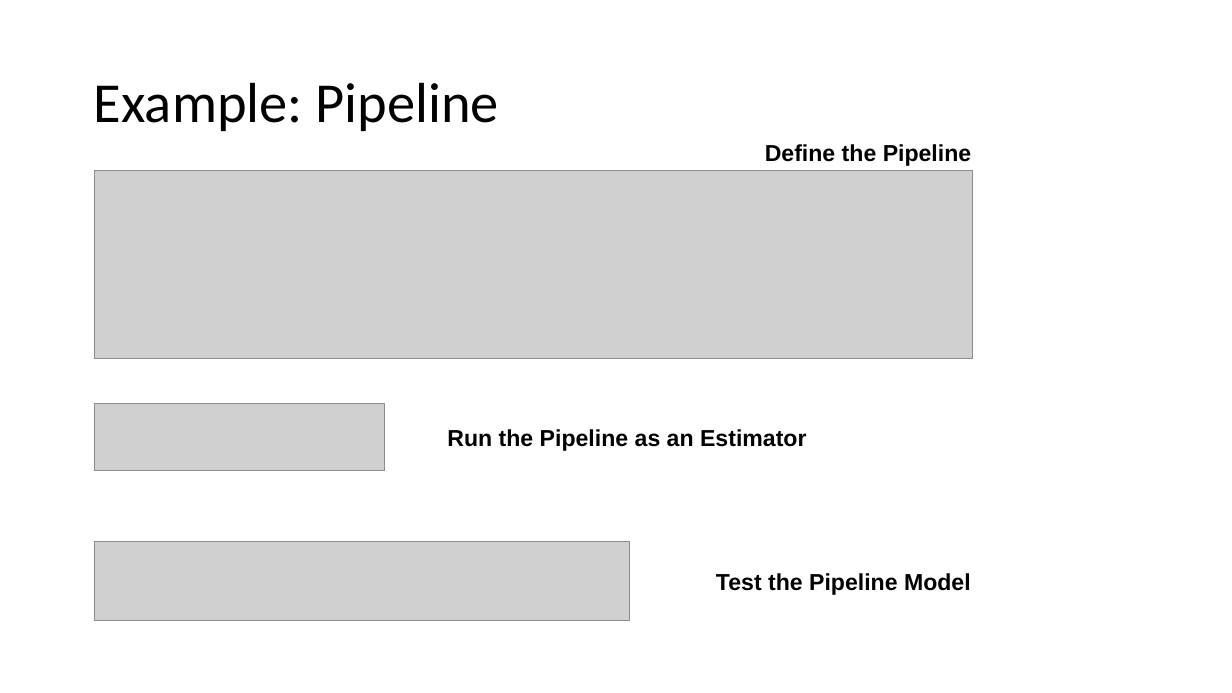
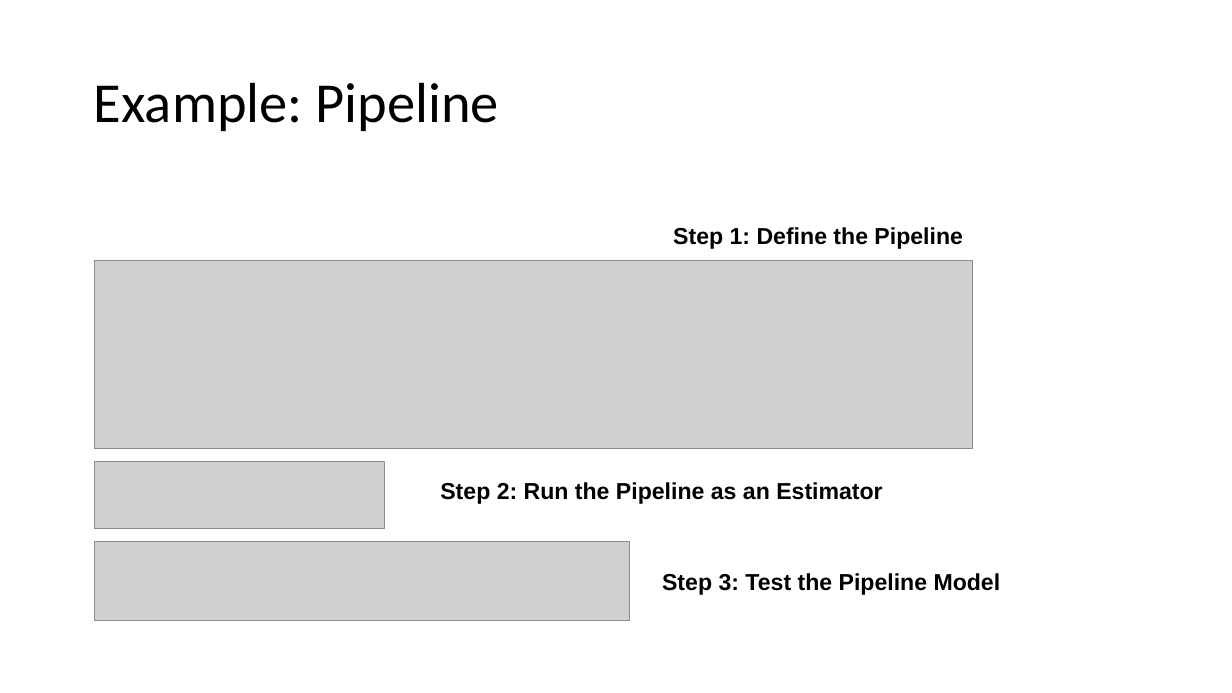
Before and after one commit to Azure-Bootcamp-Troy/GettingStartedMLSparkHDInsight, a slide deck: slide 31 of Getting Started with ML with Spark on HDInsight.pptx (slide 27 before the commit). Drawn at 1232x693 pixels with LibreOffice and Linux fonts; fonts in the diff are those of the drawing; grey boxes stand for pictures. Boxes give left, top, right and bottom in pixels: in the first picture for what was removed or moved away, otherwise in the second. Text is boxed around its words. In the diff, an @@ line names an element or a change of style, - is before the commit and + after.

```diff
--- a/Getting Started with ML with Spark on HDInsight.pptx
+++ b/Getting Started with ML with Spark on HDInsight.pptx
@@ text at bbox=[673, 227, 962, 249]: text changed @@
-Define the Pipeline
+Step 1: Define the Pipeline
@@ picture: place and size @@
-picture at bbox=[95, 171, 973, 359]
+picture at bbox=[95, 261, 973, 448]
@@ picture: place and size @@
-picture at bbox=[95, 404, 385, 471]
+picture at bbox=[95, 461, 385, 529]
@@ text at bbox=[440, 482, 882, 504]: text changed @@
-Run the Pipeline as an Estimator
+Step 2: Run the Pipeline as an Estimator
@@ text at bbox=[662, 573, 1001, 595]: text changed @@
-Test the Pipeline Model
+Step 3: Test the Pipeline Model
```
Also in this commit, not shown: 9 other slides changed, 5 slides added, 1 other file.
